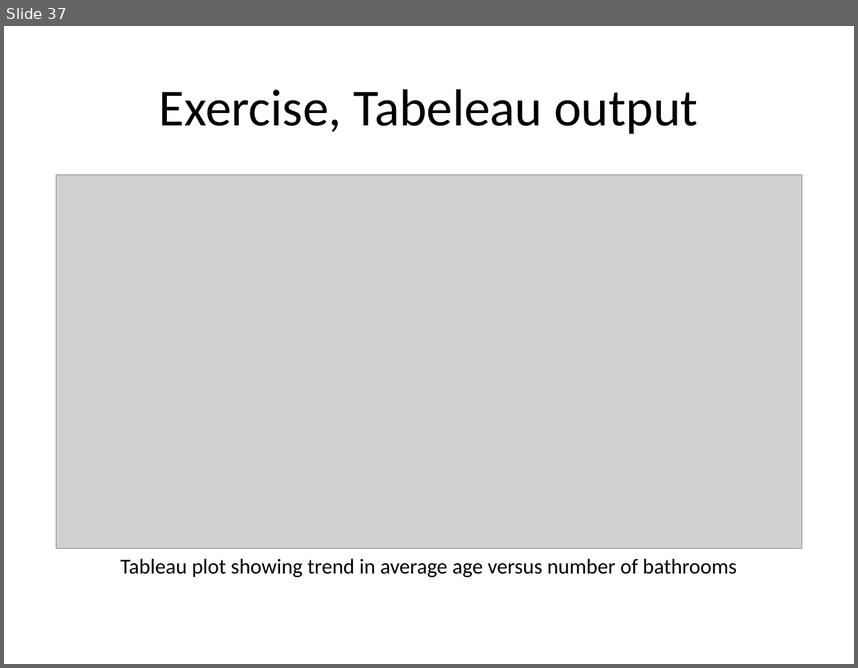
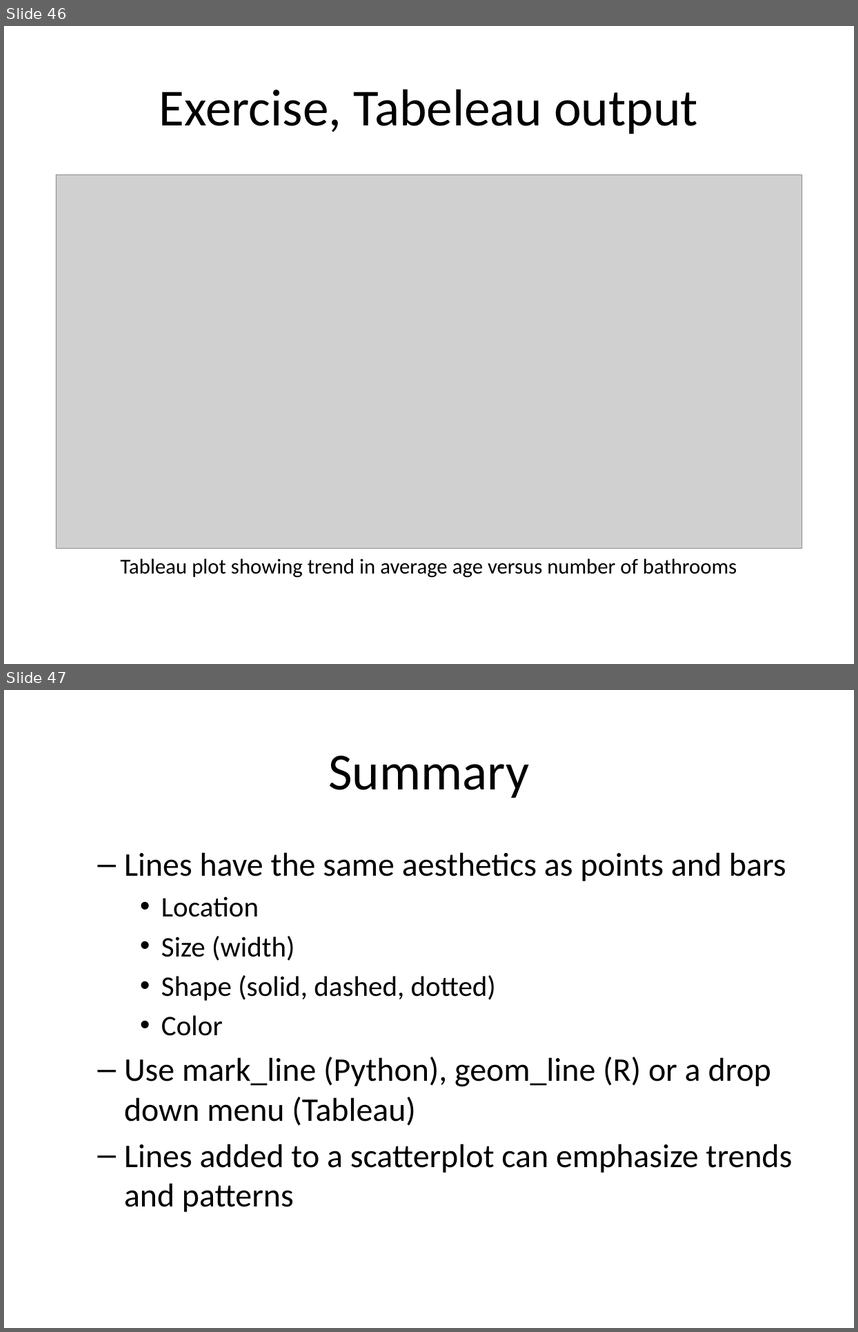
Before and after one commit to pmean/data-visualization, a slide deck: data-viz-03/component/fundamentals.pptx. Shown one above the other, each under a label of ours: slide 37 before the commit, slides 46 and 47 after it. The pictures are 858x668 and 858x1332 pixels, drawn with LibreOffice and Linux fonts; fonts in the diff are those of the drawing; grey boxes stand for pictures. Boxes give left, top, right and bottom in pixels: in the first picture for what was removed or moved away, otherwise in the second. Text is boxed around its words. In the diff, an @@ line names an element or a change of style, - is before the commit and + after.

```diff
--- a/data-viz-03/component/fundamentals.pptx
+++ b/data-viz-03/component/fundamentals.pptx
@@ slide 47 added at [4,690,854,1328], background #FFFFFF @@
@@ title added at [328,756,529,798], 44 pt, text #000000 @@
+Summary
@@ text added at [124,852,792,1212], 28 pt, text #000000 @@
+  – Lines have the same aesthetics as points and bars
+    • Location
+    • Size (width)
+    • Shape (solid, dashed, dotted)
+    • Color
+  – Use mark_line (Python), geom_line (R) or a drop down menu (Tableau)
+  – Lines added to a scatterplot can emphasize trends and patterns
@@ what was slide 37 is now slide 46 @@
```
Also in this commit, not shown: 3 slides changed, 9 other slides added, 1 slide removed, 11 other files.
